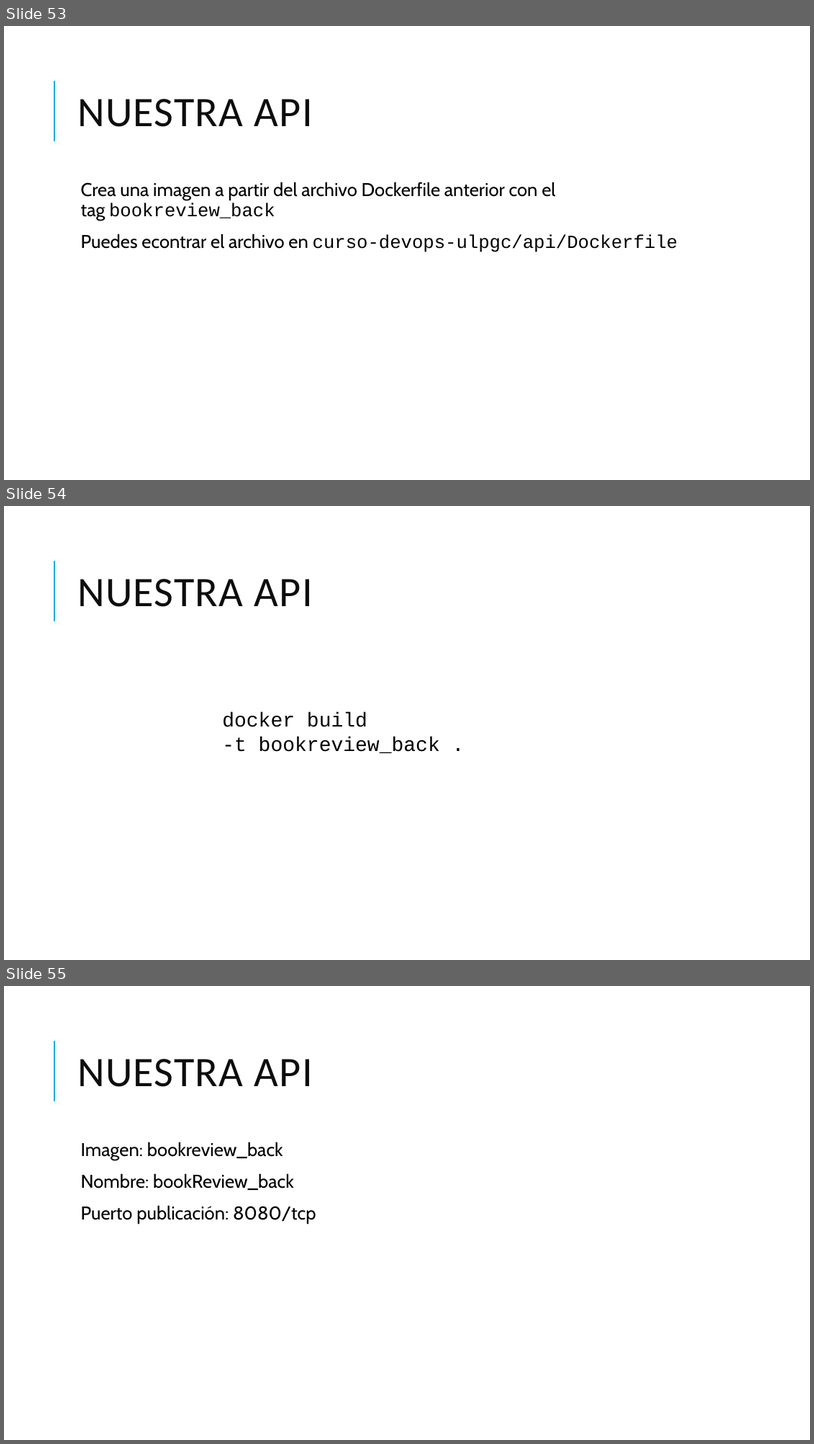
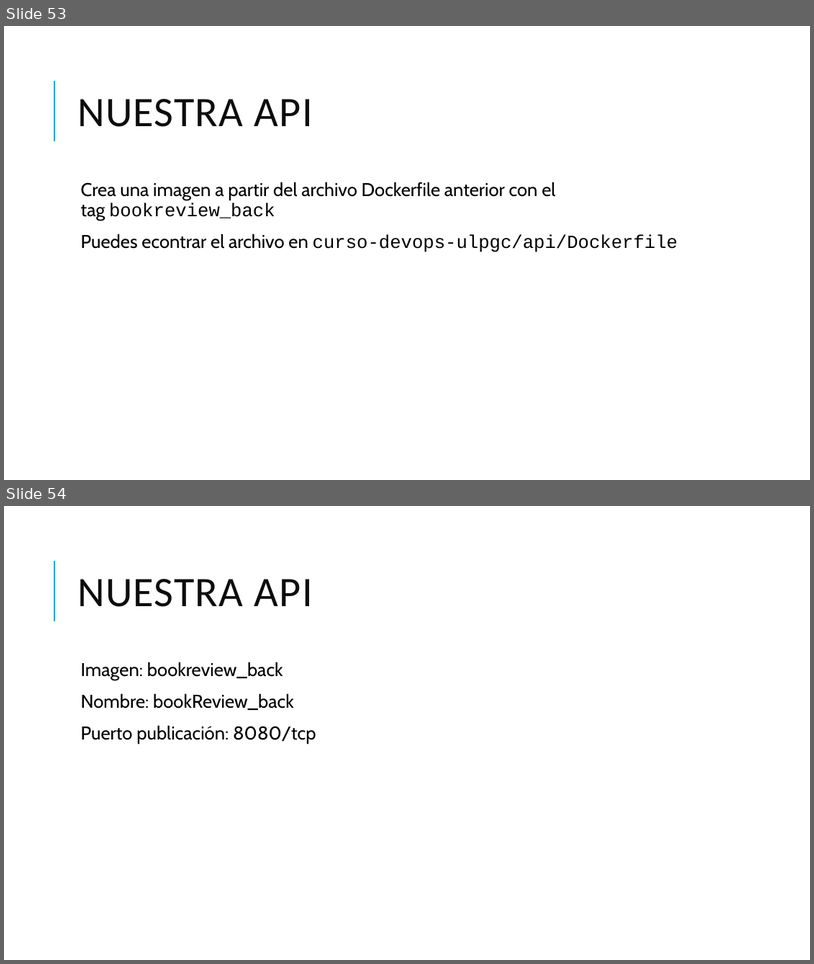
Before and after one commit to grupoinetel/curso-devops-ulpgc, a slide deck: ppt/curso-devops-ulpgc-docker.pptx. Shown one above the other, each under a label of ours: slides 53, 54 and 55 before the commit, slides 53 and 54 after it. The pictures are 814x1444 and 814x964 pixels, drawn with LibreOffice and Linux fonts; fonts in the diff are those of the drawing; background and template pictures are left out. Boxes give left, top, right and bottom in pixels: in the first picture for what was removed or moved away, otherwise in the second. Text is boxed around its words. In the diff, an @@ line names an element or a change of style, - is before the commit and + after.

```diff
--- a/ppt/curso-devops-ulpgc-docker.pptx
+++ b/ppt/curso-devops-ulpgc-docker.pptx
@@ slide 54 removed at box(4, 506, 810, 960), background #FFFFFF; not listed: 1 template element that a slide beside it also shows @@
@@ title removed at box(77, 579, 313, 607) @@
-NUESTRA API
@@ text removed at box(222, 713, 440, 753) @@
-docker build -t bookreview_back .
@@ what was slide 55 is now slide 54 @@
```
Also in this commit, not shown: 7 slides changed, 1 slide added, 3 other slides removed.
